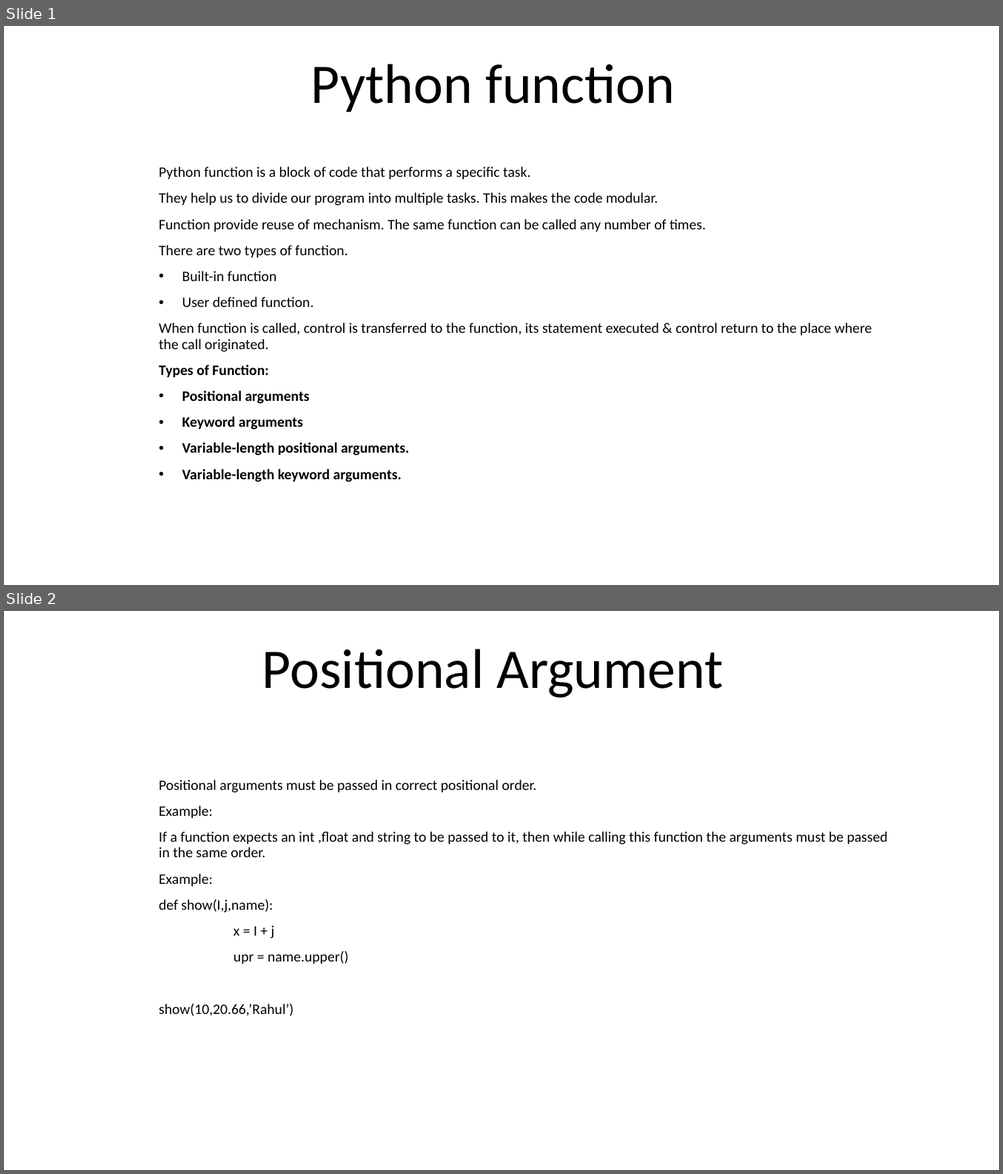
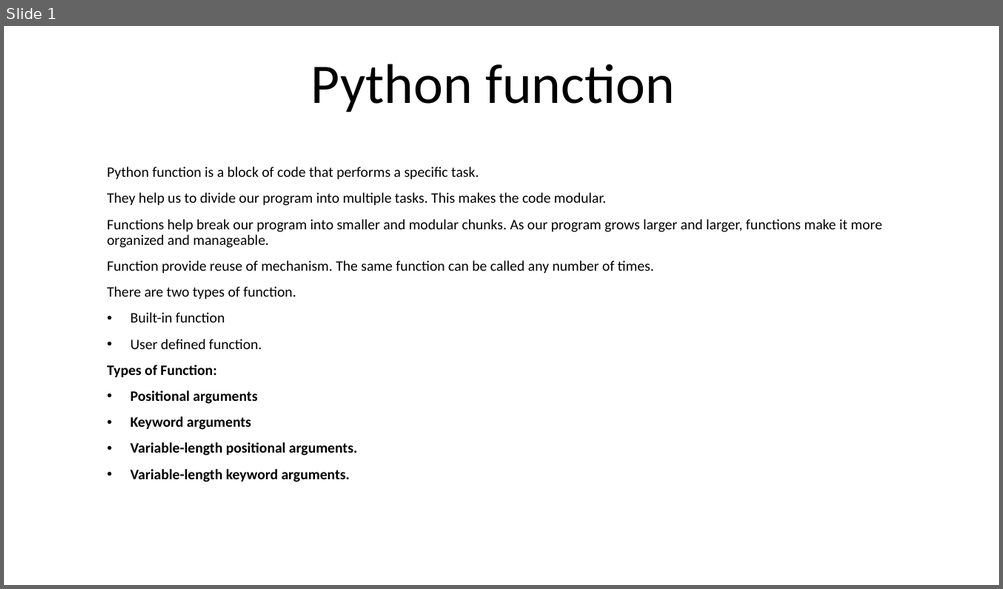
Before and after one commit to tauovir/Materials, a slide deck: Python Session/upcm/function.pptx. Shown one above the other, each under a label of ours: slides 1 and 2 before the commit, slide 1 after it. The pictures are 1003x1174 and 1003x589 pixels, drawn with LibreOffice and Linux fonts; fonts in the diff are those of the drawing. Boxes give left, top, right and bottom in pixels: in the first picture for what was removed or moved away, otherwise in the second. Text is boxed around its words. In the diff, an @@ line names an element or a change of style, - is before the commit and + after.

```diff
--- a/Python Session/upcm/function.pptx
+++ b/Python Session/upcm/function.pptx
@@ slide 2 removed at bbox=[4, 611, 999, 1170], background #FFFFFF @@
@@ title removed at bbox=[262, 649, 723, 698] @@
-Positional Argument
@@ subtitle removed at bbox=[159, 780, 888, 1017] @@
-Positional arguments must be passed in correct positional order.
-Example:
-If a function expects an int ,float and string to be passed to it, then while calling this function the arguments must be passed in the same order.
-Example:
-def show(I,j,name):
-x = I + j
-upr = name.upper()
-show(10,20.66,’Rahul’)
@@ slide 1 changed as well @@
@@ subtitle "Python function is a block ...": place and size @@
-subtitle "Python function is a block ..." at bbox=[159, 167, 871, 483]
+subtitle "Python function is a block ..." at bbox=[107, 167, 882, 483]
@@ subtitle at bbox=[107, 219, 882, 248]: paragraph added @@
+Functions help break our program into smaller and modular chunks. As our program grows larger and larger, functions make it more organized and manageable.
@@ subtitle at bbox=[159, 323, 871, 352]: paragraph removed @@
-When function is called, control is transferred to the function, its statement executed & control return to the place where the call originated.
```
Also in this commit, not shown: 2 slides added, 29 other files.
